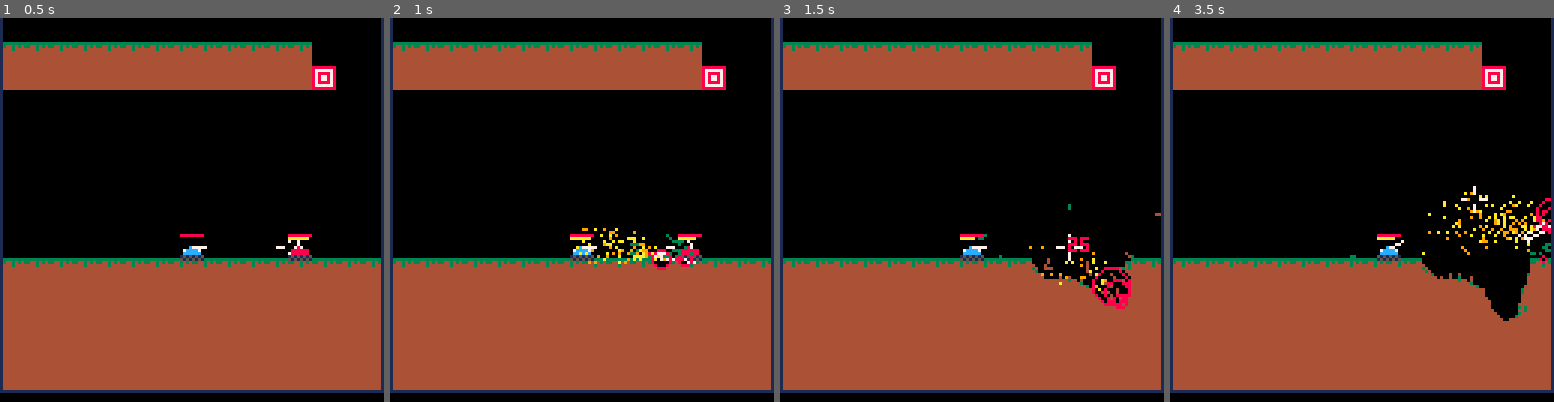
Above: before the commit, frames 1-4 (left to right).
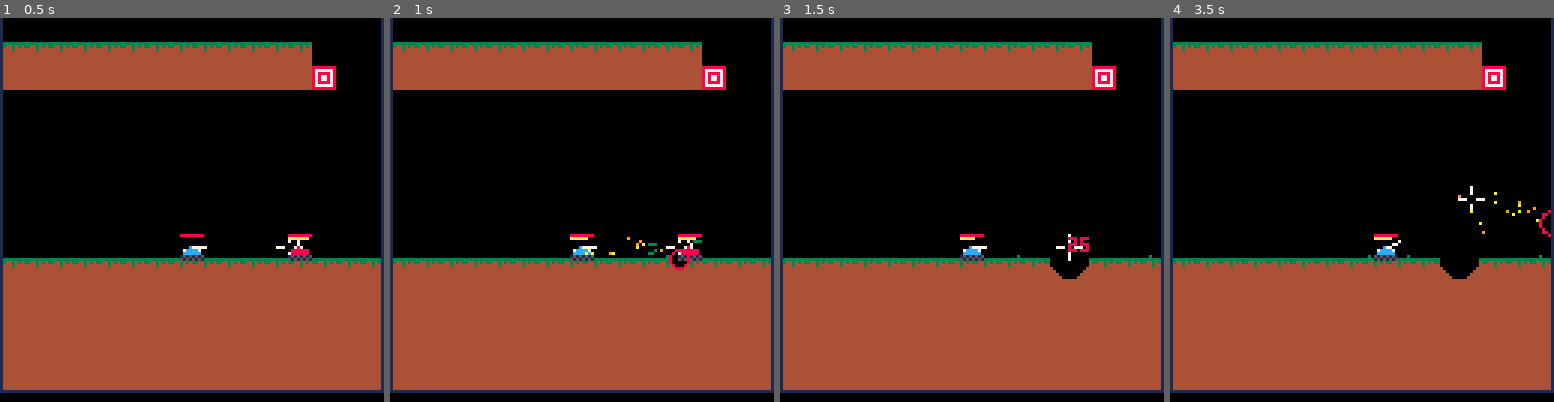
Above: after the commit, the same moments.

Repository: MarrMann/tanks.p8
Game: PICO-8 cartridge tanks.p8
The game is run twice, just before and just after one commit, with the same random seed, the same clock (stepped at 60 frames per second) and the same inputs.
Inputs:
- Up to frame 1 (0.5 s): tap X (X key) at 0.33 s
- Up to frame 2 (1 s): tap O (Z key) at 0.7 s
- Up to frame 3 (1.5 s): tap X (X key) at 1.07 s
- Up to frame 4 (3.5 s): hold Right 1.6-2.1 s; tap O (Z key) every 0.4 s from 1.7 to 3.3 s; tap X (X key) at 1.85, 2.97 s; hold Up 2.15-2.42 s; hold Right 2.47-3.03 s; hold Left from 3.08 s (still down)

Frame 1 is identical in both runs. In frame 2, 1.0% of the frame differs, in the area x 48-82%, y 54-66%; in frame 3, 1.6%; in frame 4, 3.4%, in the area x 46-100%, y 43-79%.

Commit message:
fixed/re-added knocked entity bouncing

Diff:
--- a/tanks.p8
+++ b/tanks.p8
@@ -28,7 +28,6 @@
 		shot = {
 			name = shot_types.basic.name,
 			modifiers = {
-				count = { stacks = 9 }
 			},
 			child = nil
 		}
@@ -967,14 +966,12 @@
 		local ent=knocked_entities[i]
 		local inf=checkcol(ent)
 
-		if inf.didhit then
+		if inf.didhit and inf.hitcol != 100 then
 			local hit_x=flr(inf.x)
 			local hit_y=flr(inf.y)
 			local n_x, n_y=get_q_normal(hit_x,hit_y)
-			ent_x=hit_x+n_x
-			ent_y=hit_y+n_y
-			ent.x=ent_x
-			ent.y=ent_y
+			ent.x=inf.prevx
+			ent.y=inf.prevy
 			ent.xvel=0
 			ent.yvel=0
 			ent.is_knocked=false
@@ -1056,7 +1053,7 @@
 		-- 1. wall bounds
 		if has_bounds and (x > 127 or x < 0) then
 			hit = true
-			pixel = 1
+			pixel = 100
 		-- 2. floor bounds
 		elseif has_bounds and iy > 123 then
 			hit = true
@@ -1104,7 +1101,7 @@
 	local ix = flr(x1)
 	local iy = flr(y1)
 	local pixel = 0
-	if has_bounds and (x1 > 127 or x1 < 0) then pixel = 1
+	if has_bounds and (x1 > 127 or x1 < 0) then pixel = 100
 	elseif has_bounds and iy > 123 then pixel = 15
 	elseif ix >= 0 and ix < 128 and iy >= 0 and iy < 128 then
 		local val = @(0x8000 + ((ix + (iy<<7)) >> 1))
@@ -1144,7 +1141,7 @@
 
 		if has_bounds and (x > 127 or x < 0) then
 			hit = true
-			pixel = 1
+			pixel = 100
 		elseif has_bounds and iy > 123 then
 			hit = true
 			pixel = 15
@@ -1185,7 +1182,7 @@
 	local pixel = 0
 	local hit = false
 
-	if has_bounds and (x > 127 or x < 0) then pixel = 1
+	if has_bounds and (x > 127 or x < 0) then pixel = 100
 	elseif has_bounds and iy > 123 then pixel = 15
 	elseif ix >= 0 and ix < 128 and iy >= 0 and iy < 128 then
 		local val = @(0x8000 + ((ix + (iy<<7)) >> 1))
@@ -1360,7 +1357,7 @@
 	check_room_state()
 end
 
-// hit_text:x,y,col,life,text
+-- hit_text:x,y,col,life,text
 function draw_types()
 	for ht in all(hit_texts) do
 		print(ht.text,ht.x,ht.y,ht.col)
@@ -1436,7 +1433,7 @@
 end
 
 -->8
-// enemies
+-- enemies
 function update_enemies()
 	for de in all(dumb_enemies) do
 		if de.cur_cd<=0 then
@@ -1478,7 +1475,7 @@
 	end
 end
 -->8
---todo
+-- todo
 --performance:
 ---could consider batch removal of
 ---dirt in explosions, e.g.
@@ -1492,13 +1489,7 @@
 ---limit jumps to 1-3 per room
 ---upgrades can affect jumps
 
--- currently working on: knocked into walls bug
---when knocked into a wall, it's
----possible to slide through
----terrain. instead, you should
----bounce and/or stop at the edge
----even if you do fall down, you
----should stay inside the level
+-- currently working on: terrain flipping
 --terrain still seems to flip if
 ---multiple shots hit the same area
 --how do we ensure the correct
